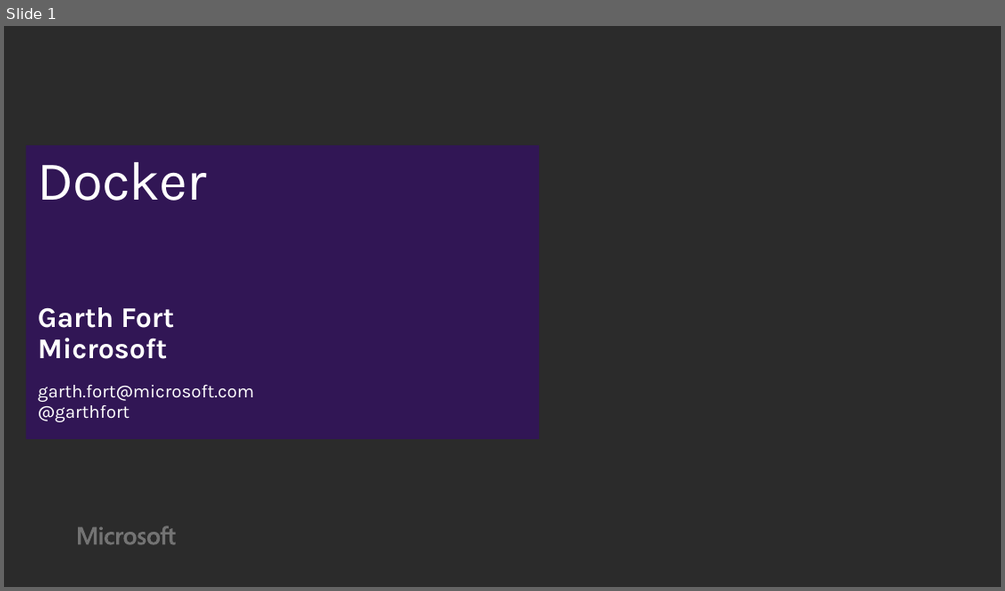
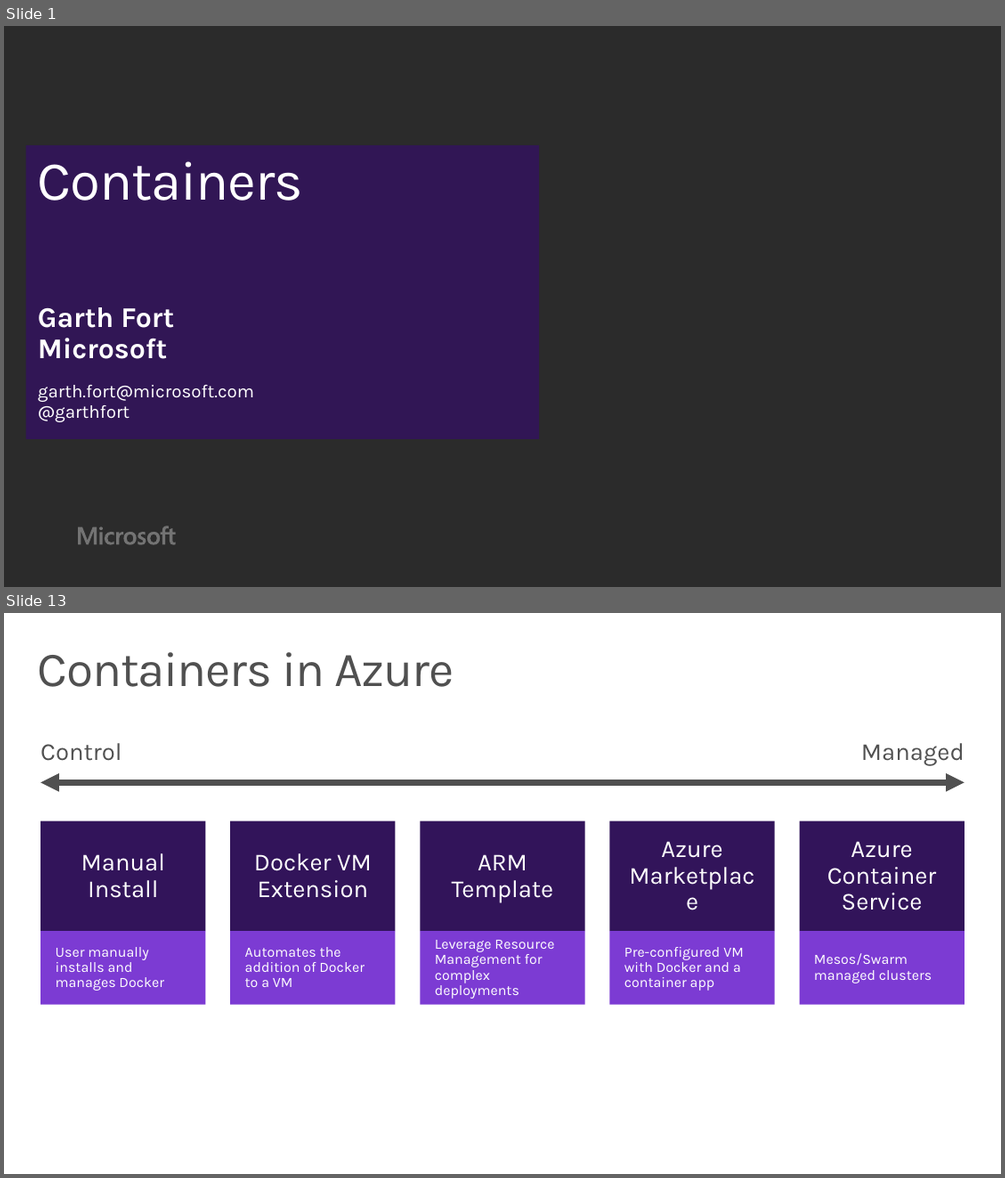
Before and after one commit to wely/DevCamp, a slide deck: Presentation/Module07-Docker.pptx. Shown one above the other, each under a label of ours: slide 1 before the commit, slides 1 and 13 after it; the slides between them are not shown. The pictures are 1005x591 and 1005x1178 pixels, drawn with LibreOffice and Linux fonts; fonts in the diff are those of the drawing; background and template pictures are left out; a plain dark background stands for a picture behind light text. Boxes give left, top, right and bottom in pixels: in the first picture for what was removed or moved away, otherwise in the second. Text is boxed around its words. In the diff, an @@ line names an element or a change of style, - is before the commit and + after.

```diff
--- a/Presentation/Module07-Docker.pptx
+++ b/Presentation/Module07-Docker.pptx
@@ slide 13 added at [4, 613, 1001, 1174], background #FFFFFF @@
@@ title added at [38, 652, 453, 687], 48 pt, text #505050 @@
+Containers in Azure
@@ text added at [40, 743, 121, 761], 24 pt, text #505050 @@
+Control
@@ text added at [861, 743, 964, 766], 24 pt, text #505050 @@
+Managed
@@ double arrow added from (40, 782) to (964, 782), #505050 6 pt @@
@@ rectangle added at [40, 821, 205, 931], fill #32145A, 24 pt, text #FFFFFF @@
+Manual Install
@@ rectangle added at [230, 821, 396, 931], fill #32145A, 24 pt, text #FFFFFF @@
+Docker VM Extension
@@ rectangle added at [421, 821, 585, 931], fill #32145A, 24 pt, text #FFFFFF @@
+ARM Template
@@ rectangle added at [609, 821, 775, 931], fill #32145A, 24 pt, text #FFFFFF @@
+Azure Marketplace
@@ rectangle added at [800, 821, 964, 931], fill #32145A, 24 pt, text #FFFFFF @@
+Azure Container Service
@@ rectangle added at [40, 931, 205, 1005], fill #7C3BD3, 14 pt, text #FFFFFF @@
+User manually installs and manages Docker
@@ rectangle added at [230, 931, 396, 1005], fill #7C3BD3, 14 pt, text #FFFFFF @@
+Automates the addition of Docker to a VM
@@ rectangle added at [421, 931, 585, 1005], fill #7C3BD3, 14 pt, text #FFFFFF @@
+Leverage Resource Management for complex deployments
@@ rectangle added at [609, 931, 775, 1005], fill #7C3BD3, 14 pt, text #FFFFFF @@
+Pre-configured VM with Docker and a container app
@@ rectangle added at [800, 931, 964, 1005], fill #7C3BD3, 14 pt, text #FFFFFF @@
+Mesos/Swarm managed clusters
@@ slide 1 changed as well @@
@@ title at [38, 161, 303, 200]: text changed @@
-Docker
+Containers
```
Also in this commit, not shown: 27 other slides added, 1 slide removed.
